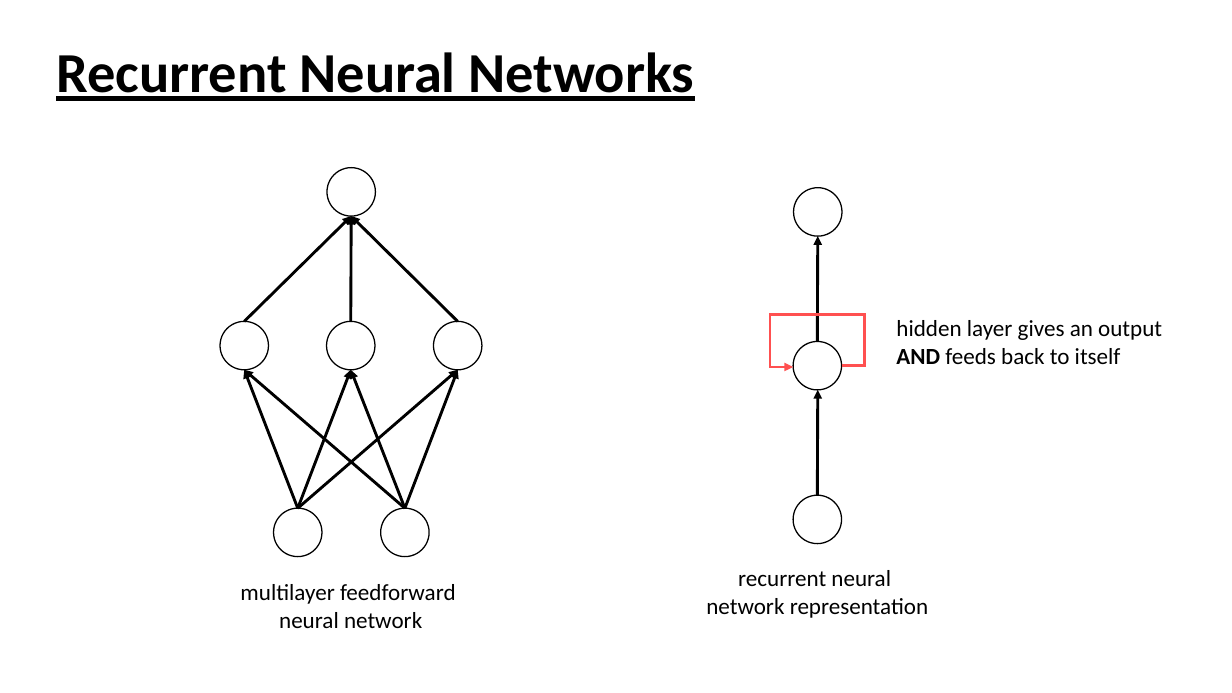
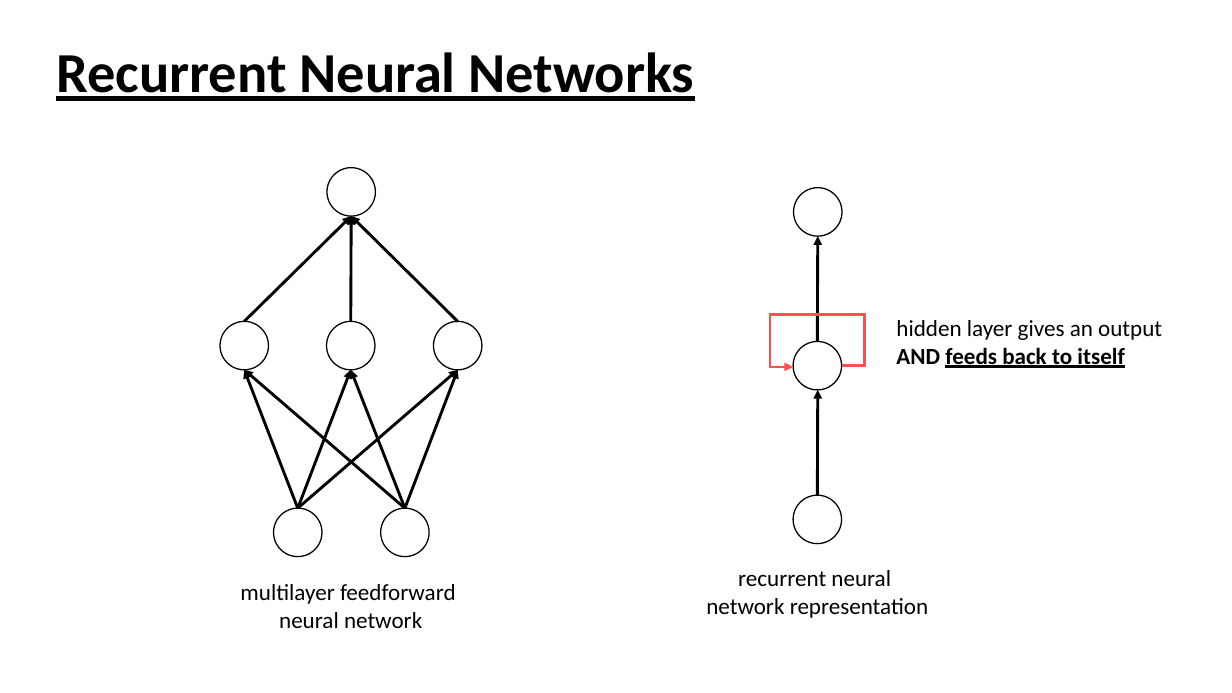
Before and after one commit to woosa7/udacity_projects, a slide deck: slide 68 of ML_DL_Balazs/Lec_Notes/note_DL.pptx. Drawn at 1232x693 pixels with LibreOffice and Linux fonts; fonts in the diff are those of the drawing. Boxes give left, top, right and bottom in pixels: in the first picture for what was removed or moved away, otherwise in the second. Text is boxed around its words. In the diff, an @@ line names an element or a change of style, - is before the commit and + after.

```diff
--- a/ML_DL_Balazs/Lec_Notes/note_DL.pptx
+++ b/ML_DL_Balazs/Lec_Notes/note_DL.pptx
@@ text at (x1=896, y1=347, x2=1124, y2=368): bold on, underline on in "feeds back to itself" @@
```
Also in this commit, not shown: 4 other slides changed, 2 other files.
